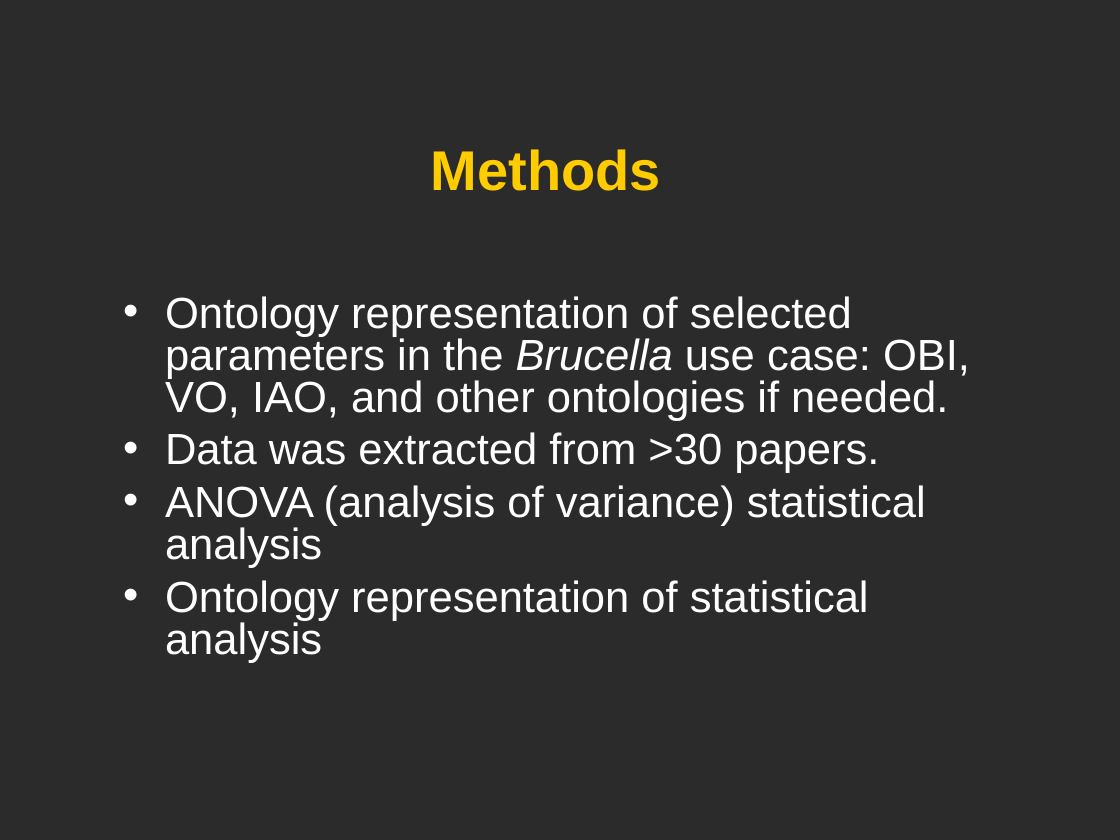
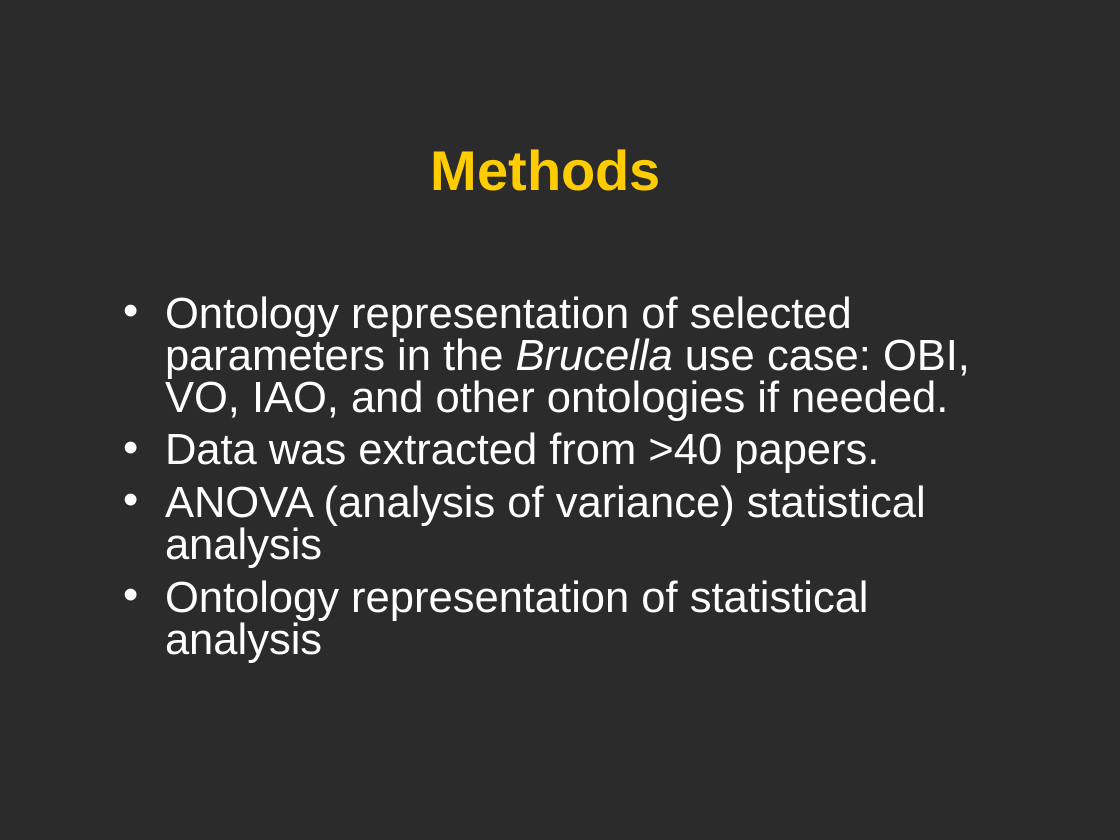
Before and after one commit to obi-ontology/obi-legacy-svn, a slide deck: slide 7 of trunk/docs/developer/use cases/Vaccine_usercase_Vancouver2010.ppt. Drawn at 1120x840 pixels with LibreOffice and Linux fonts; fonts in the diff are those of the drawing; background and template pictures are left out; a plain dark background stands for a picture behind light text. Boxes give left, top, right and bottom in pixels: in the first picture for what was removed or moved away, otherwise in the second. Text is boxed around its words. In the diff, an @@ line names an element or a change of style, - is before the commit and + after.

```diff
--- a/trunk/docs/developer/use cases/Vaccine_usercase_Vancouver2010.ppt
+++ b/trunk/docs/developer/use cases/Vaccine_usercase_Vancouver2010.ppt
@@ text at box(165, 432, 879, 473): text changed @@
-• Data was extracted from >30 papers.
+• Data was extracted from >40 papers.
```
Also in this commit, not shown: 6 other slides changed.
